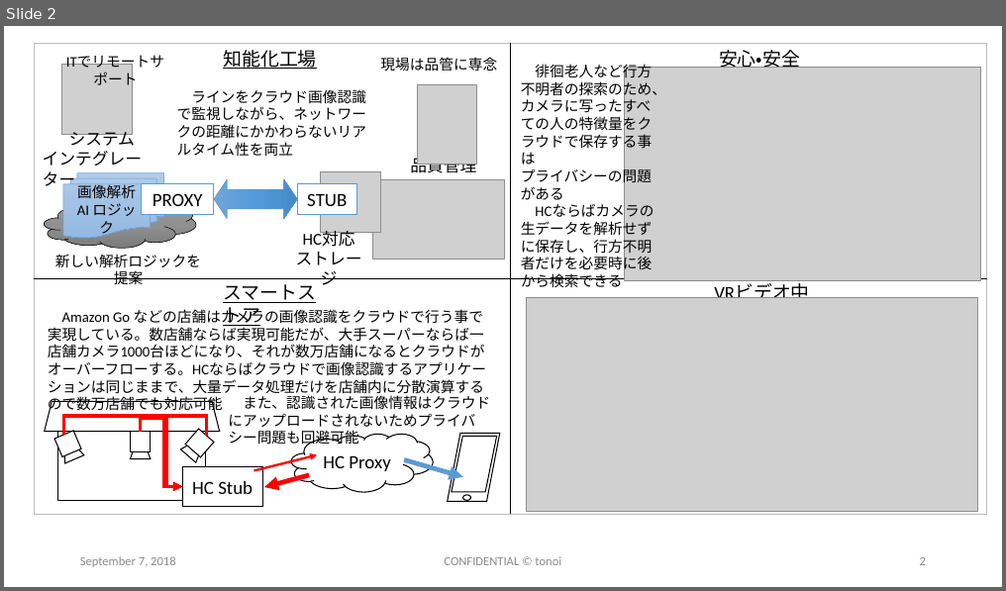
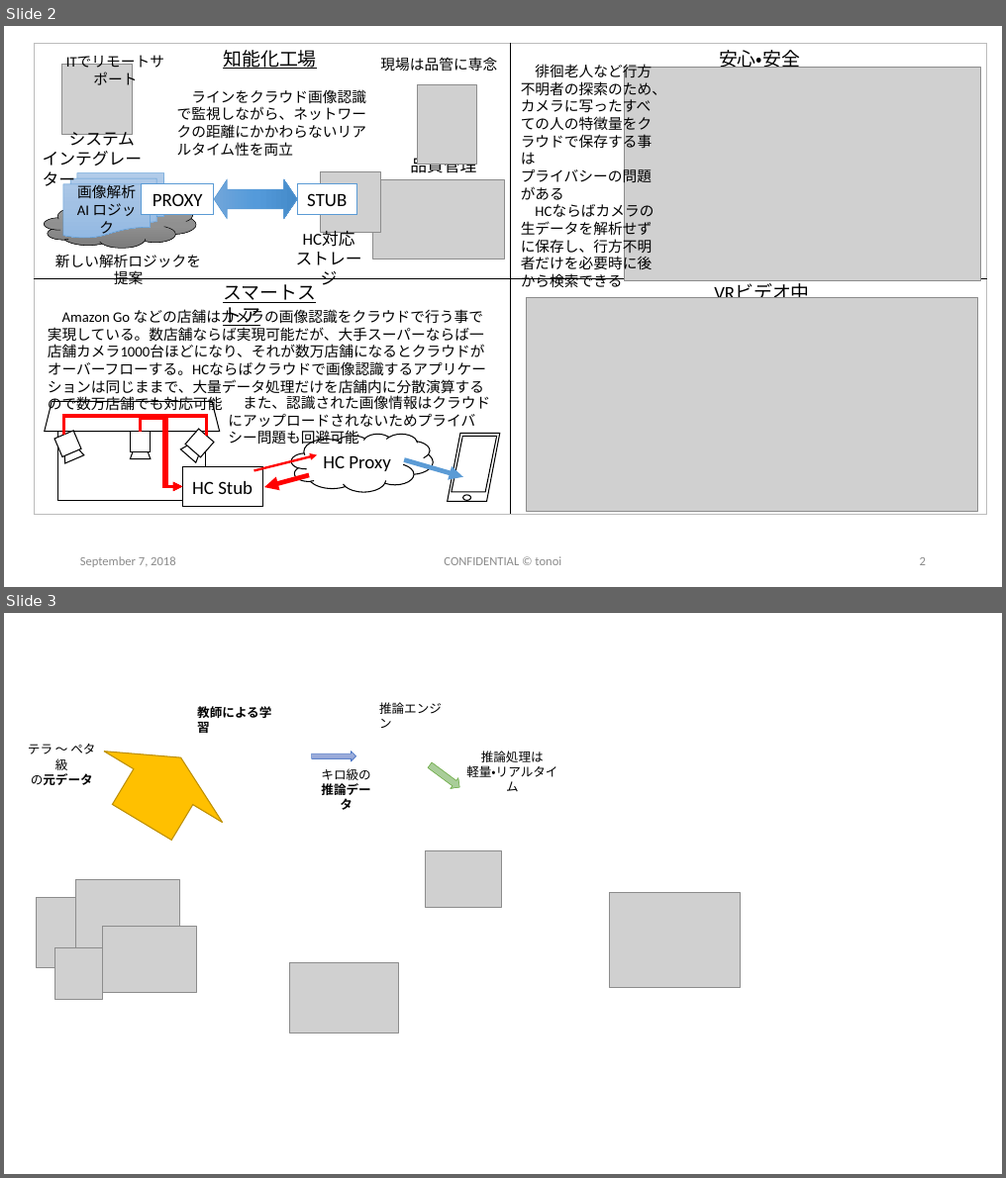
Before and after one commit to tonoi/www, a slide deck: images/materials.pptx. Shown one above the other, each under a label of ours: slide 2 before the commit, slides 2 and 3 after it. The pictures are 1006x591 and 1006x1178 pixels, drawn with LibreOffice and Linux fonts; fonts in the diff are those of the drawing; grey boxes stand for pictures. Boxes give left, top, right and bottom in pixels: in the first picture for what was removed or moved away, otherwise in the second. Text is boxed around its words. In the diff, an @@ line names an element or a change of style, - is before the commit and + after.

```diff
--- a/images/materials.pptx
+++ b/images/materials.pptx
@@ slide 3 added at [4,613,1002,1174], background #FFFFFF @@
@@ right arrow added at [83,722,241,859], fill #FFC000, outline #BD8E00 1 pt @@
@@ text added at [197,706,271,733], 12 pt, text #000000, bold @@
+教師による学習
@@ text added at [379,702,442,728], 12 pt, text #000000 @@
+推論エンジン
@@ text added at [28,744,95,785], 12 pt, text #000000 @@
+テラ ～ ペタ級
+の元データ
@@ right arrow added at [312,752,355,761], fill gradient #A8B7DF to #9AABD9 to #889ED7, outline #4472C4 0.5 pt @@
@@ right arrow added at [426,760,463,792], fill gradient #B5D5A7 to #AACE9A to #9CC987, outline #70AD47 0.5 pt @@
@@ text added at [466,751,557,791], 12 pt, text #000000 @@
+推論処理は
+軽量・リアルタイム
@@ text added at [321,768,370,810], 12 pt, text #000000, bold @@
+キロ級の
+推論データ
@@ picture added at [426,851,501,907] @@
@@ picture added at [610,892,741,987] @@
@@ group added at [37,880,196,999]: 4 pictures @@
@@ picture added at [289,963,399,1033] @@
```
Also in this commit, not shown: 29 other files.
